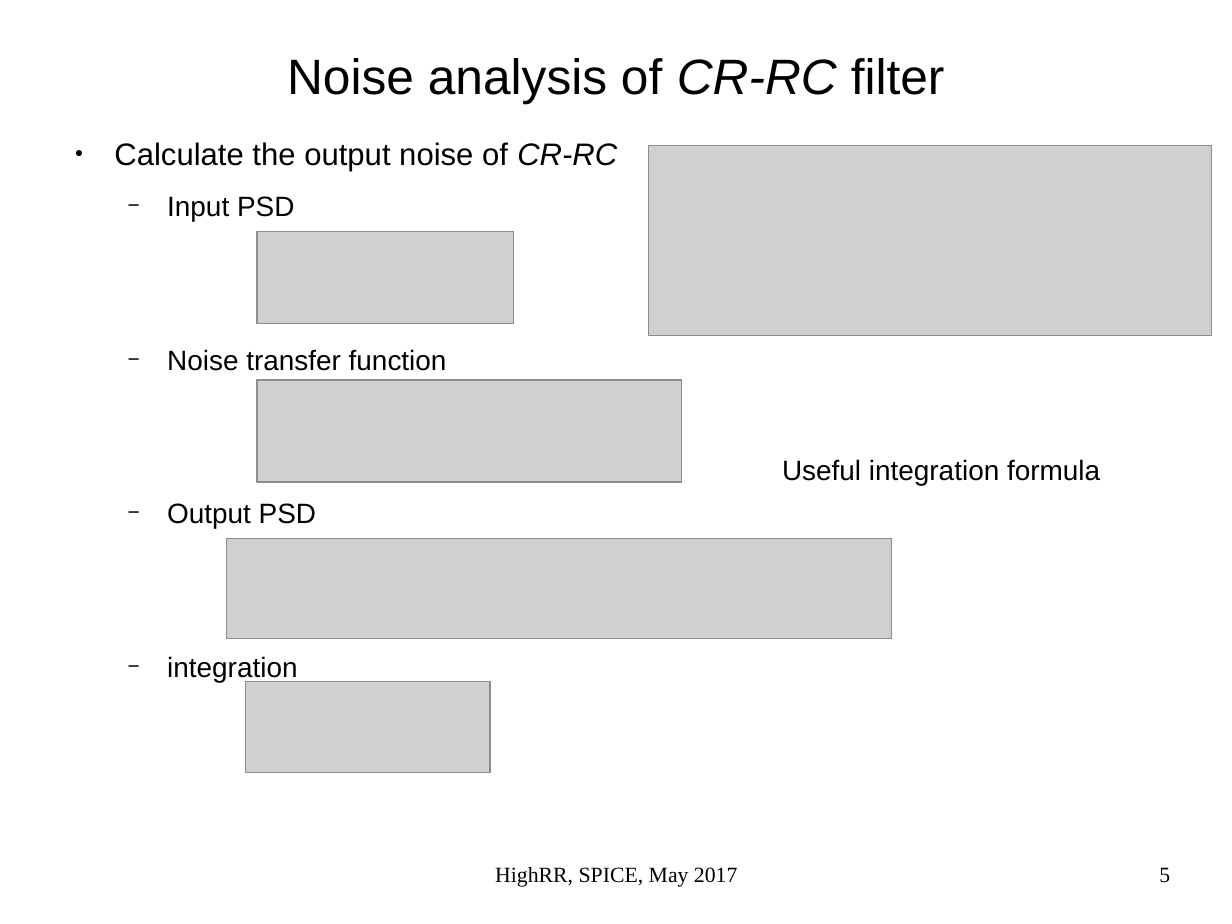
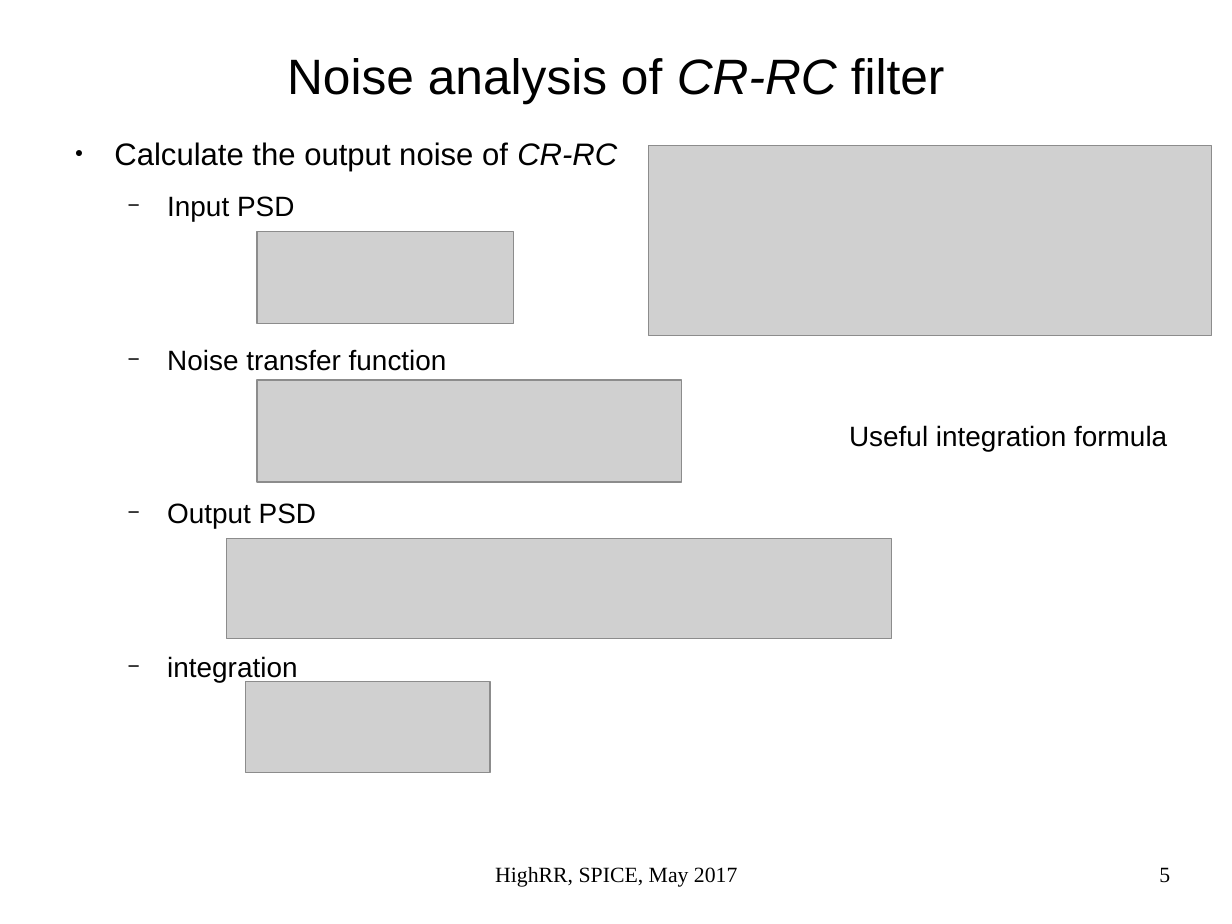
Before and after one commit to yuanzx10/slides, a slide deck: slide 5 of HighRR_Handson_2017/Day3_HandsOn_Solutions.odp. Drawn at 1232x924 pixels with LibreOffice and Linux fonts; fonts in the diff are those of the drawing; grey boxes stand for pictures. Boxes give left, top, right and bottom in pixels: in the first picture for what was removed or moved away, otherwise in the second. Text is boxed around its words. In the diff, an @@ line names an element or a change of style, - is before the commit and + after.

```diff
--- a/HighRR_Handson_2017/Day3_HandsOn_Solutions.odp
+++ b/HighRR_Handson_2017/Day3_HandsOn_Solutions.odp
@@ text "Useful integration formula": place and size @@
-text "Useful integration formula" at (782,459,1100,485)
+text "Useful integration formula" at (849,425,1167,452)
```
Also in this commit, not shown: 1 other slide changed, 7 other files.
